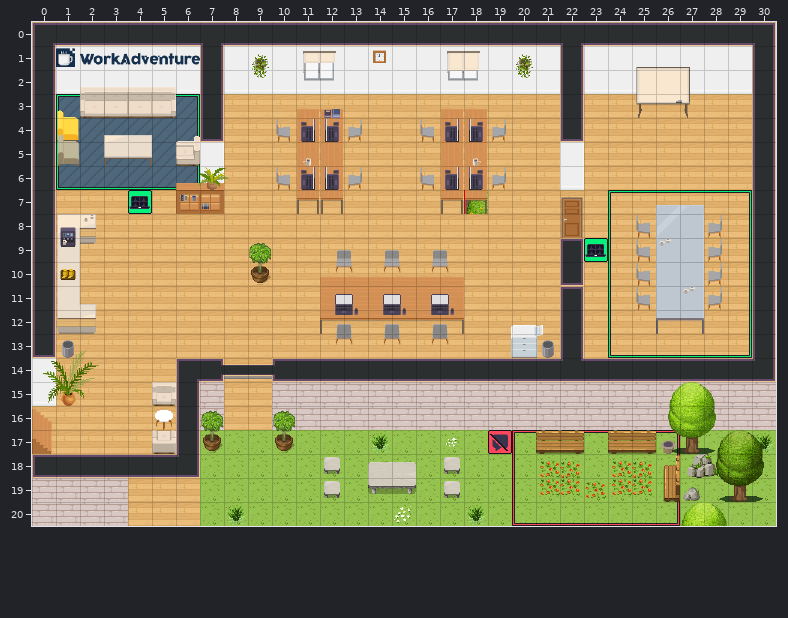
One commit to this Tiled map (JSON): office.tmj. This is how it looked before the edit.
Cells are 32x32 px. Shown: x 0..30, y 0..20.
The result:
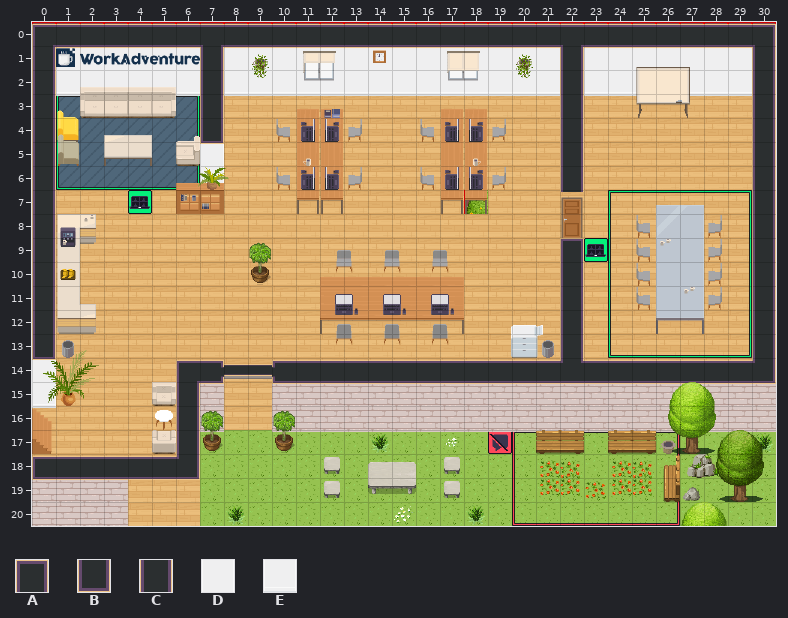
Key: from "WA_Room_Builder": A 31, B 56, C 102, D 280, E 305.
_ is an empty cell, # one hidden under a higher layer, . an unchanged one.
From old to new:
layer "walls/walls1" offset 0,0 -> 0,2 px
--- layer "floor/floor1"
@@ x 22..22 @@
-11 #
+11 _
--- layer "walls/walls1"
@@ x 22..22 @@
- 4 B
- 5 D
- 6 E
+ 4 C
+ 5 C
+ 6 C
@@ x 22..22 @@
-10 _
-11 A
+10 C
+11 C
